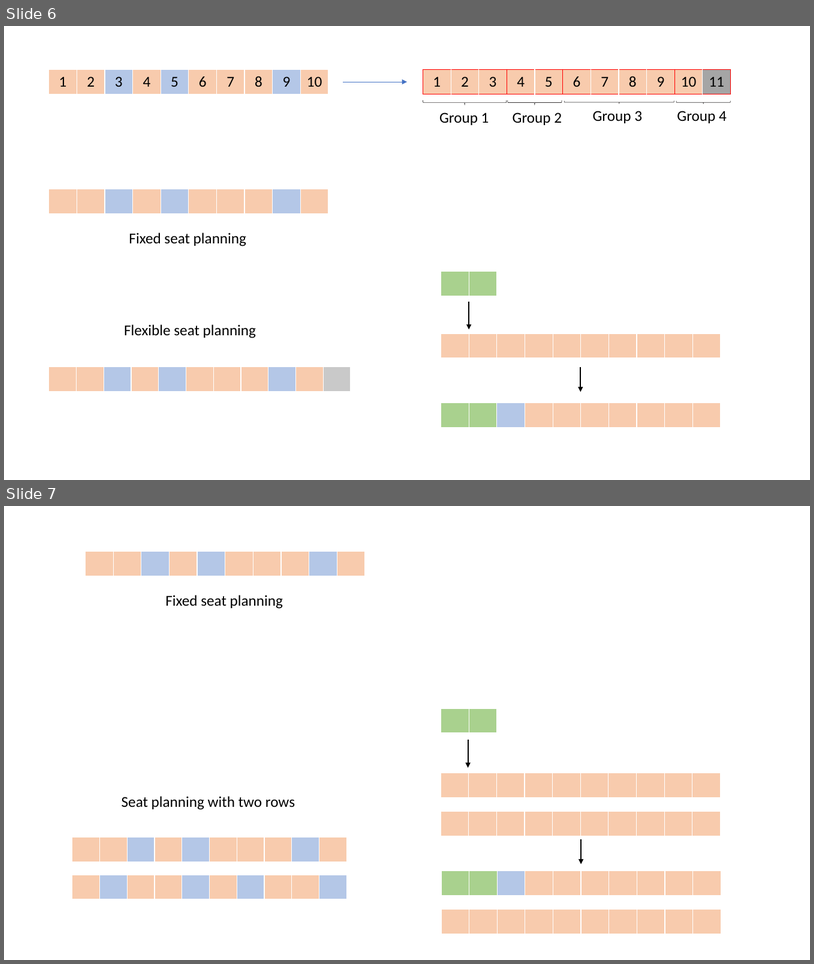
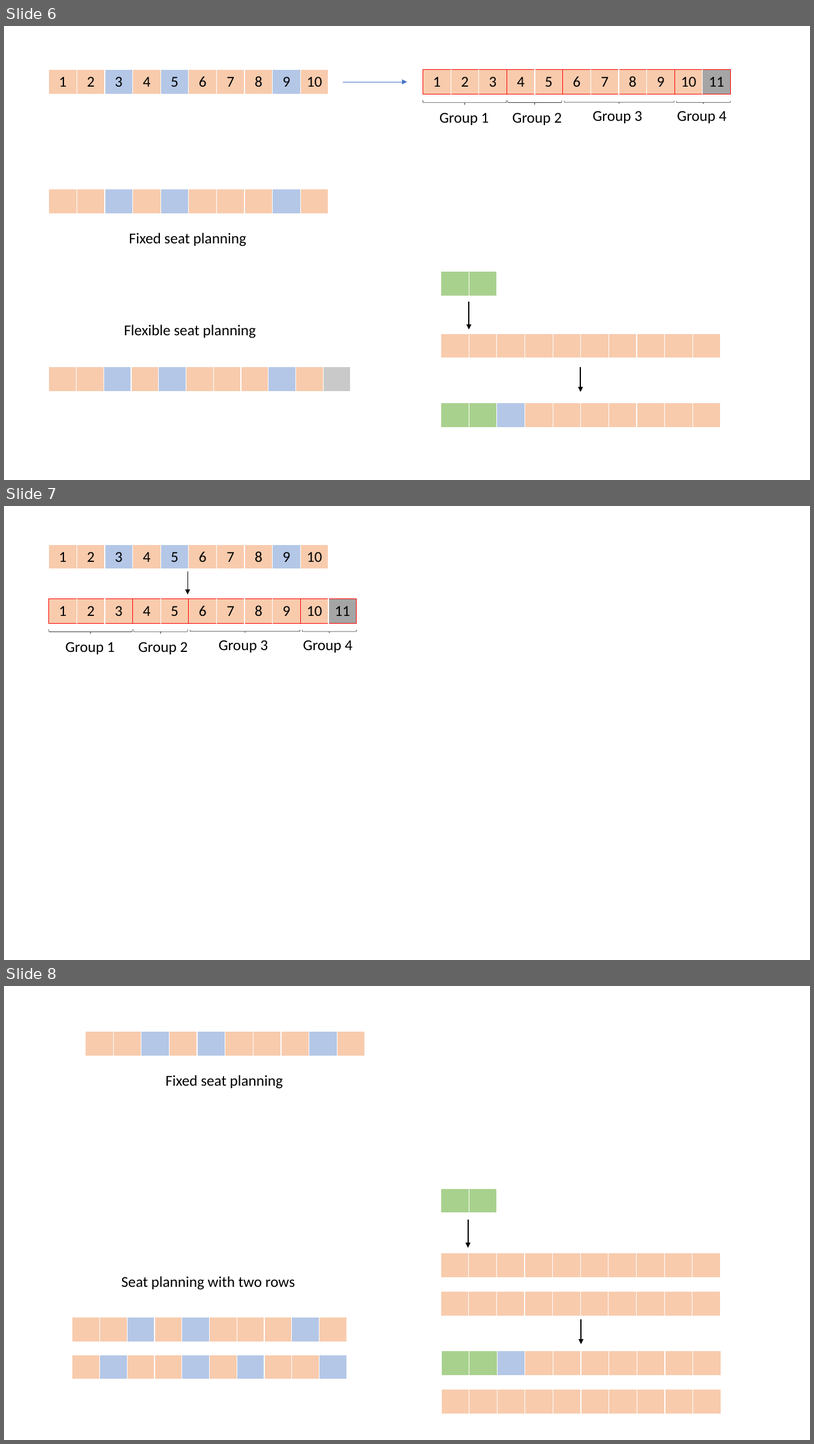
Before and after one commit to Dis-count/HKUST_TOPIC, a slide deck: Dissertation/Beamer/test.pptx. Shown one above the other, each under a label of ours: slides 6 and 7 before the commit, slides 6, 7 and 8 after it. The pictures are 814x964 and 814x1444 pixels, drawn with LibreOffice and Linux fonts; fonts in the diff are those of the drawing. Boxes give left, top, right and bottom in pixels: in the first picture for what was removed or moved away, otherwise in the second. Text is boxed around its words. In the diff, an @@ line names an element or a change of style, - is before the commit and + after.

```diff
--- a/Dissertation/Beamer/test.pptx
+++ b/Dissertation/Beamer/test.pptx
@@ slide 7 added at box(4, 506, 810, 960), background #FFFFFF @@
@@ table added at box(49, 545, 327, 570), 1 rows, 10 columns @@
+1 | 2 | 3 | 4 | 5 | 6 | 7 | 8 | 9 | 10
@@ arrow added from (188, 571) to (188, 594), #000000 0.5 pt @@
@@ table added at box(49, 598, 355, 624), 1 rows, 11 columns @@
+1 | 2 | 3 | 4 | 5 | 6 | 7 | 8 | 9 | 10 | 11
@@ left brace added at box(49, 630, 132, 634), outline #3B3838 0.5 pt @@
@@ left brace added at box(134, 630, 188, 634), outline #3B3838 0.5 pt @@
@@ left brace added at box(190, 630, 300, 633), outline #3B3838 0.5 pt @@
@@ left brace added at box(303, 630, 357, 633), outline #3B3838 0.5 pt @@
@@ text added at box(65, 642, 115, 654), 18 pt, text #000000 @@
+Group 1
@@ text added at box(138, 642, 188, 654), 18 pt, text #000000 @@
+Group 2
@@ text added at box(219, 640, 268, 652), 18 pt, text #000000 @@
+Group 3
@@ text added at box(303, 640, 353, 652), 18 pt, text #000000 @@
+Group 4
@@ what was slide 7 is now slide 8 @@
```
Also in this commit, not shown: 1 other slide added, 1 slide removed, 17 other files.
